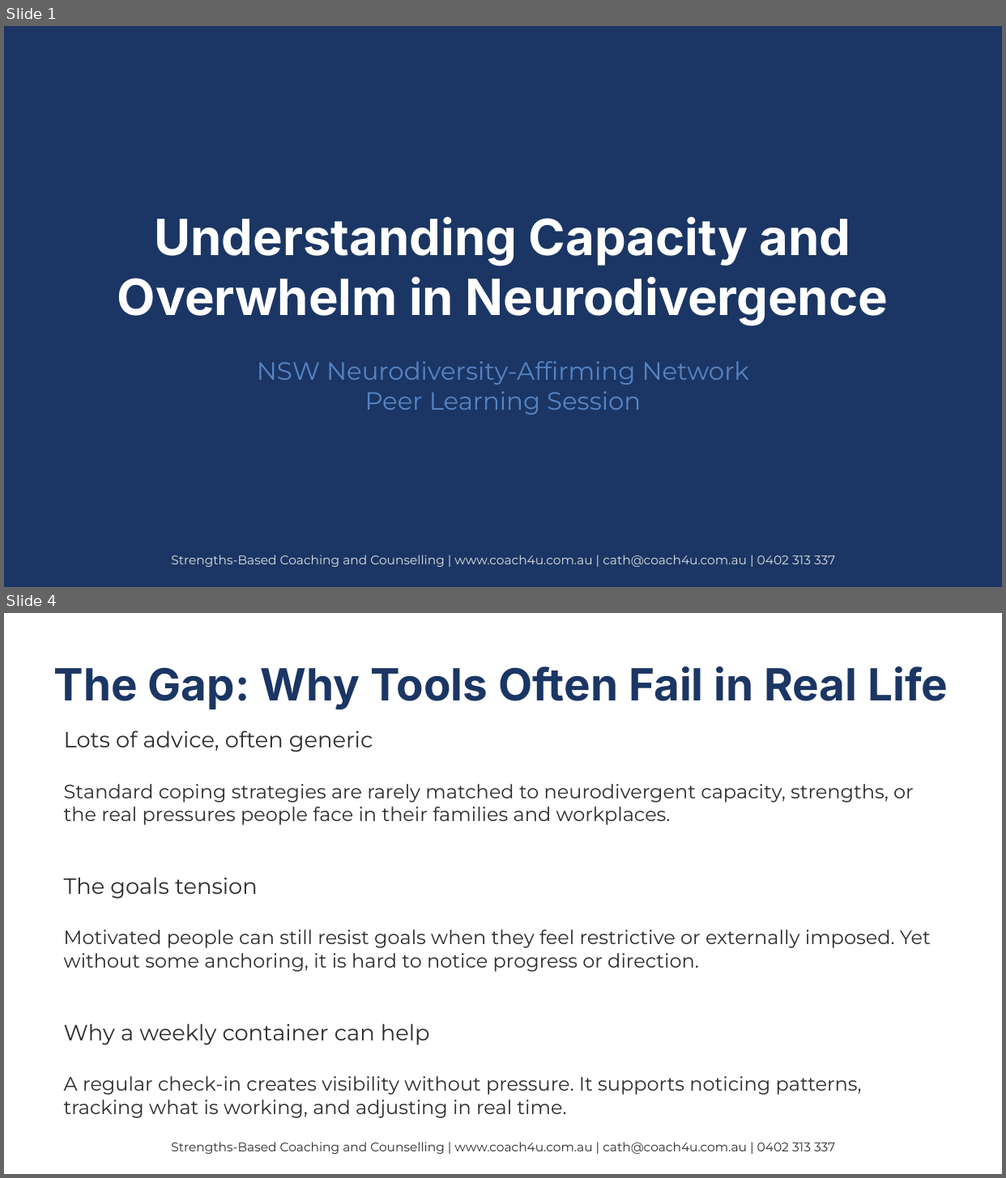
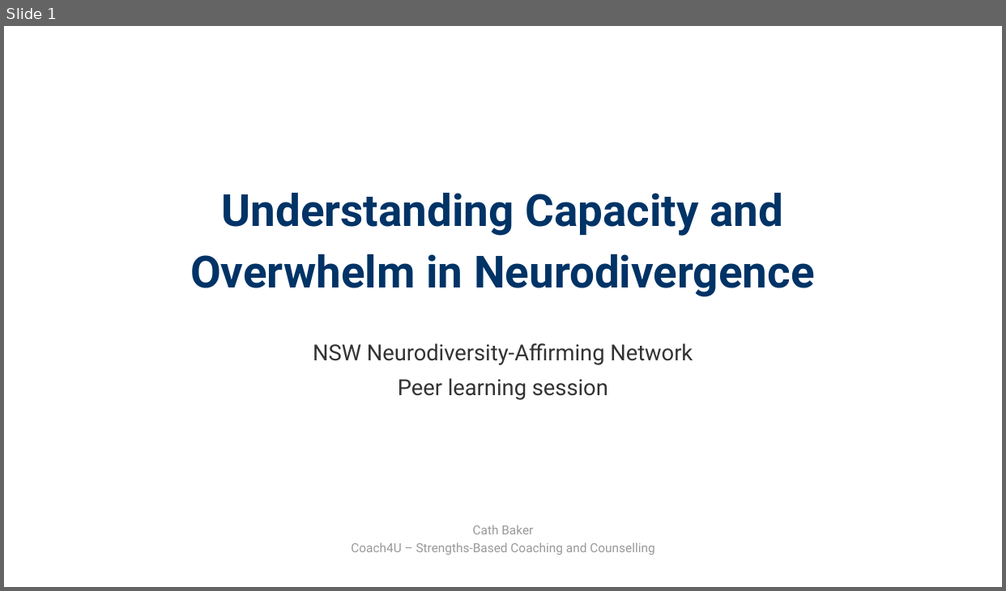
Before and after one commit to cathcoach4u/Internal-Resources-Training, a slide deck: docs/assets/files/presentations/Capacity_Overwhelm_MHPN_Session.pptx. Shown one above the other, each under a label of ours: slides 1 and 4 before the commit, slide 1 after it; the slides between them are not shown. The pictures are 1006x1178 and 1006x591 pixels, drawn with LibreOffice and Linux fonts; fonts in the diff are those of the drawing. Boxes give left, top, right and bottom in pixels: in the first picture for what was removed or moved away, otherwise in the second. Text is boxed around its words. In the diff, an @@ line names an element or a change of style, - is before the commit and + after.

```diff
--- a/docs/assets/files/presentations/Capacity_Overwhelm_MHPN_Session.pptx
+++ b/docs/assets/files/presentations/Capacity_Overwhelm_MHPN_Session.pptx
@@ slide 4 removed at box(4, 613, 1002, 1174), background #FFFFFF @@
@@ text removed at box(54, 666, 948, 709) @@
-The Gap: Why Tools Often Fail in Real Life
@@ text removed at box(64, 730, 931, 1118) @@
-Lots of advice, often generic
-Standard coping strategies are rarely matched to neurodivergent capacity, strengths, or the real pressures people face in their families and workplaces.
-The goals tension
-Motivated people can still resist goals when they feel restrictive or externally imposed. Yet without some anchoring, it is hard to notice progress or direction.
-Why a weekly container can help
-A regular check-in creates visibility without pressure. It supports noticing patterns, tracking what is working, and adjusting in real time.
@@ text removed at box(171, 1142, 835, 1154) @@
-Strengths-Based Coaching and Counselling | www.coach4u.com.au | cath@coach4u.com.au | 0402 313 337
@@ slide 1 changed as well @@
@@ background #1B3664 to #FFFFFF @@
@@ text at box(190, 193, 814, 297): text changed; size 36 to 32 pt; font Inter to Roboto; text colour #FFFFFF to #003366 @@
-Understanding Capacity and Overwhelm in Neurodivergence
+Understanding Capacity and
+Overwhelm in Neurodivergence
@@ text "NSW Neurodiversity-Affirming Network": place and size @@
-text "NSW Neurodiversity-Affirming Network" at box(257, 361, 749, 415)
+text "NSW Neurodiversity-Affirming Network" at box(313, 344, 692, 400)
@@ text at box(313, 344, 692, 365): size 18 to 16 pt, font Montserrat to Roboto, text colour #5684C4 to #333333 in "NSW Neurodiversity-Affirming Network"; line spacing 1 to 1.3 @@
@@ text at box(398, 378, 608, 400): text changed; size 18 to 16 pt; font Montserrat to Roboto; text colour #5684C4 to #333333 @@
-Peer Learning Session
+Peer learning session
@@ text at box(351, 525, 654, 555): text changed; font Montserrat to Roboto; text colour #DDDDDD to #999999 @@
-Strengths-Based Coaching and Counselling | www.coach4u.com.au | cath@coach4u.com.au | 0402 313 337
+Cath Baker
+Coach4U – Strengths-Based Coaching and Counselling
```
Also in this commit, not shown: 6 other slides changed, 3 slides added, 2 other slides removed.
